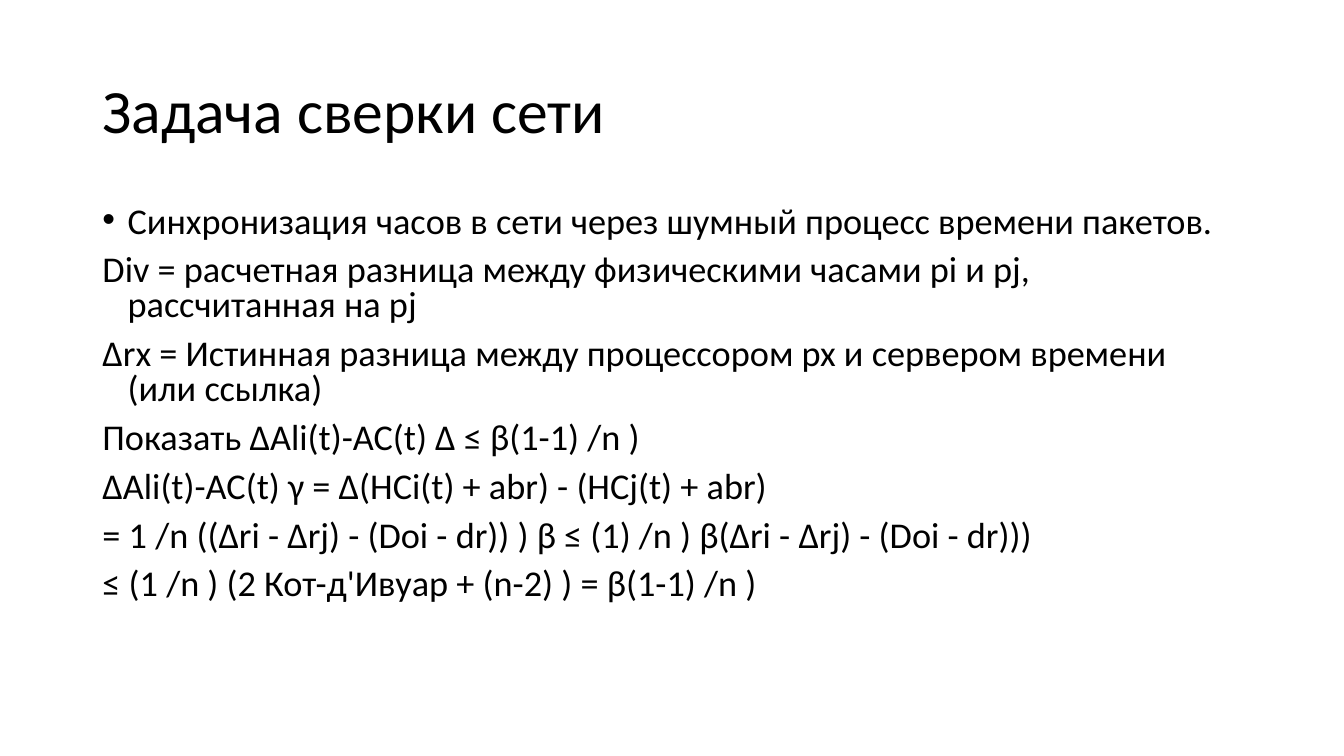
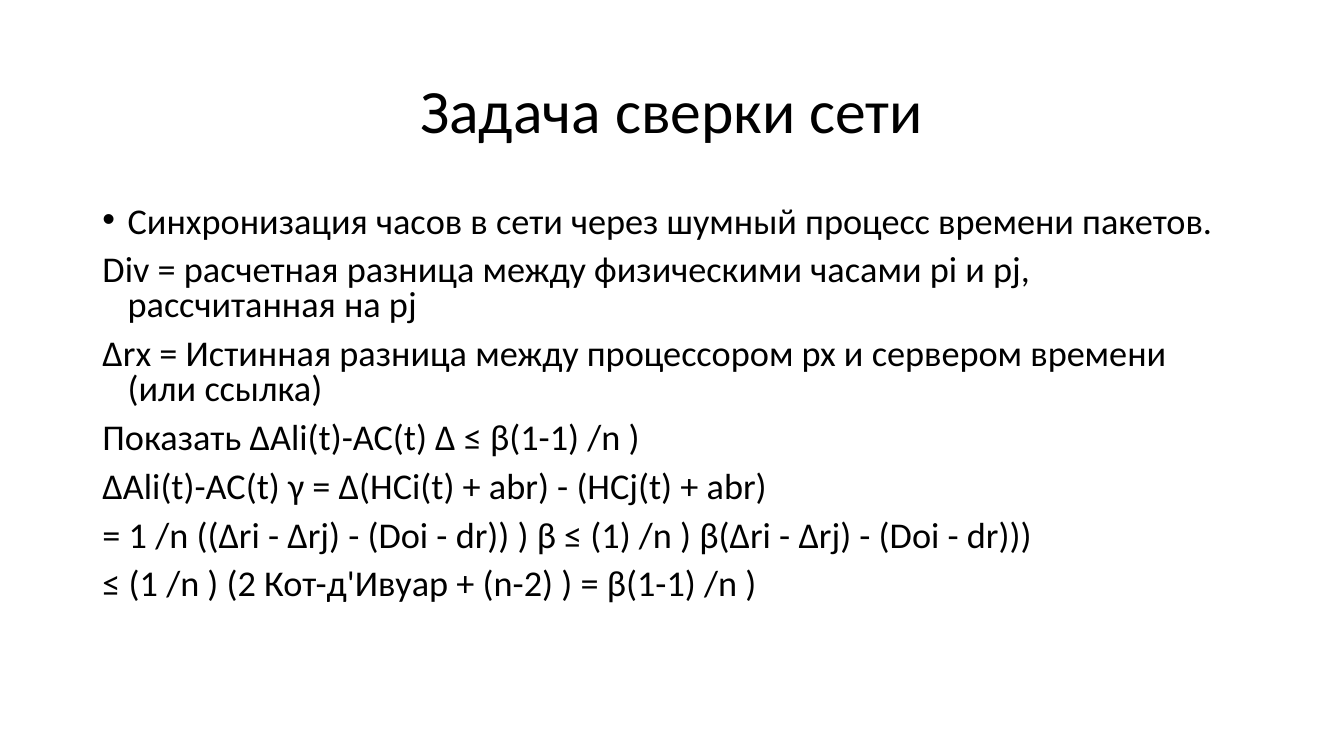
Before and after one commit to SiwaNetwork/QUANTUM, a slide deck: slide 5 of Time-Card/ДОКУМЕНТЫ/МАТЕРИАЛ СТАТЬИ/translator_ru_conholdate.app.pptx. Drawn at 1344x756 pixels with LibreOffice and Linux fonts; fonts in the diff are those of the drawing. Boxes give left, top, right and bottom in pixels: in the first picture for what was removed or moved away, otherwise in the second. Text is boxed around its words. In the diff, an @@ line names an element or a change of style, - is before the commit and + after.

```diff
--- a/Time-Card/ДОКУМЕНТЫ/МАТЕРИАЛ СТАТЬИ/translator_ru_conholdate.app.pptx
+++ b/Time-Card/ДОКУМЕНТЫ/МАТЕРИАЛ СТАТЬИ/translator_ru_conholdate.app.pptx
@@ title "Задача сверки сети" at <box>420,93,923,143</box>: alignment left to centre @@
```
Also in this commit, not shown: 9 other slides changed, 1 slide removed, 52 other files.
